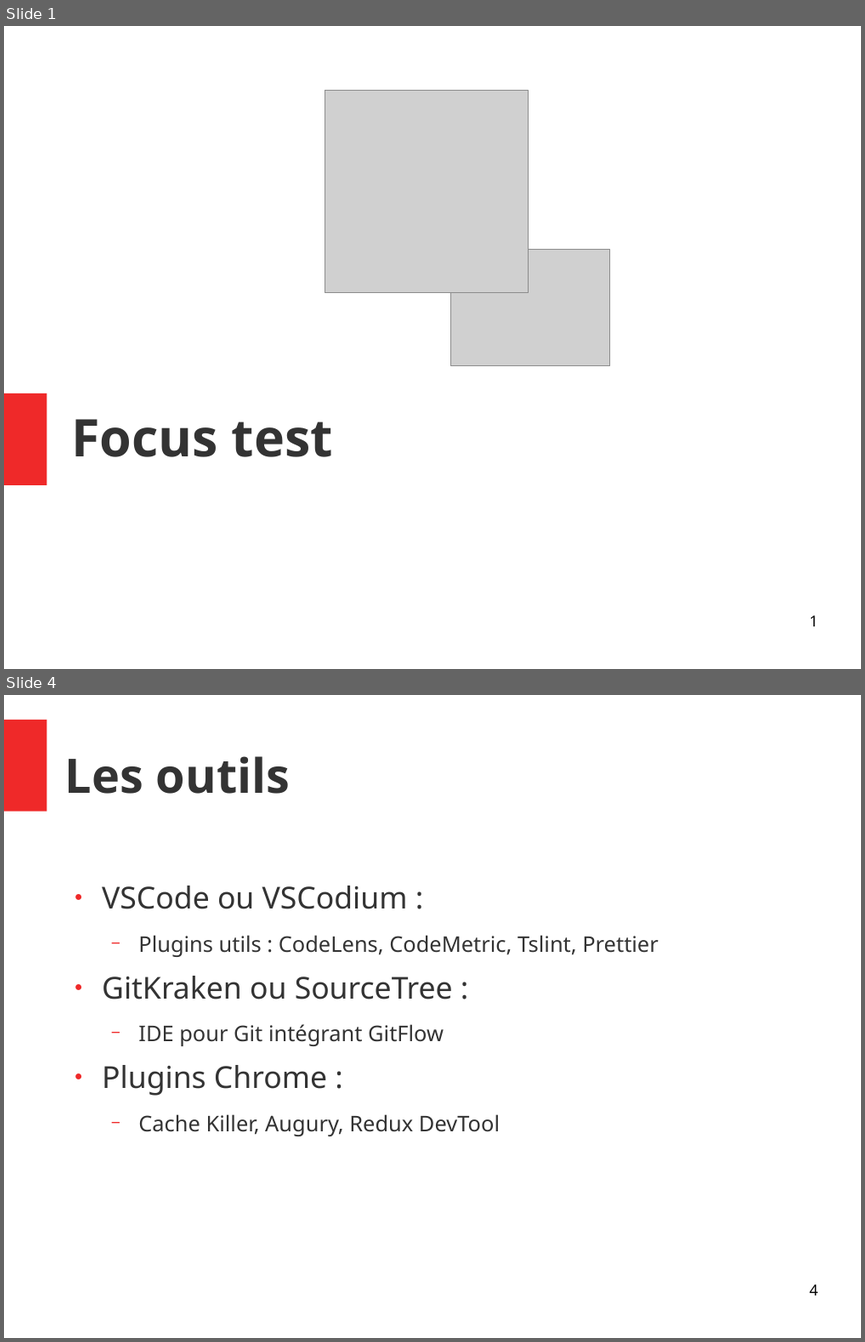
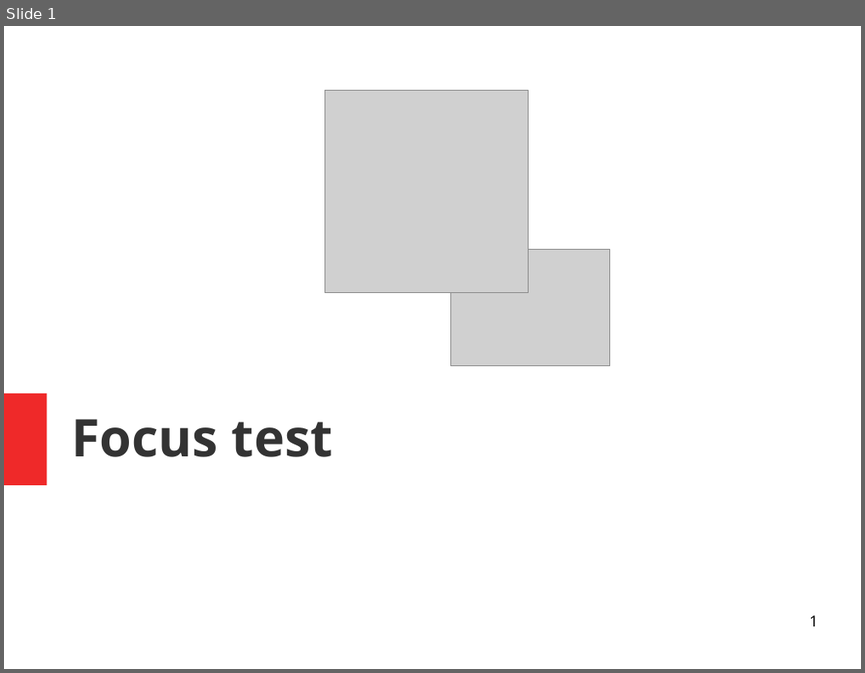
Before and after one commit to Yanoushka/angular-seed, a slide deck: docs/Focus test.odp. Shown one above the other, each under a label of ours: slides 1 and 4 before the commit, slide 1 after it; the slides between them are not shown. The pictures are 865x1342 and 865x673 pixels, drawn with LibreOffice and Linux fonts; fonts in the diff are those of the drawing; grey boxes stand for pictures. Boxes give left, top, right and bottom in pixels: in the first picture for what was removed or moved away, otherwise in the second. Text is boxed around its words. In the diff, an @@ line names an element or a change of style, - is before the commit and + after.

```diff
--- a/docs/Focus test.odp
+++ b/docs/Focus test.odp
@@ slide 4 removed at [4,695,861,1338], background #FFFFFF @@
@@ rectangle removed at [4,719,46,811] @@
@@ title removed at [65,756,290,794] @@
-Les outils
@@ text removed at [102,885,658,1136] @@
-● VSCode ou VSCodium :
-  − Plugins utils : CodeLens, CodeMetric, Tslint, Prettier
-● GitKraken ou SourceTree :
-  − IDE pour Git intégrant GitFlow
-● Plugins Chrome :
-  − Cache Killer, Augury, Redux DevTool
@@ page number removed at [809,1284,817,1295] @@
-4
```
Also in this commit, not shown: 17 slides added, 3 other slides removed.
